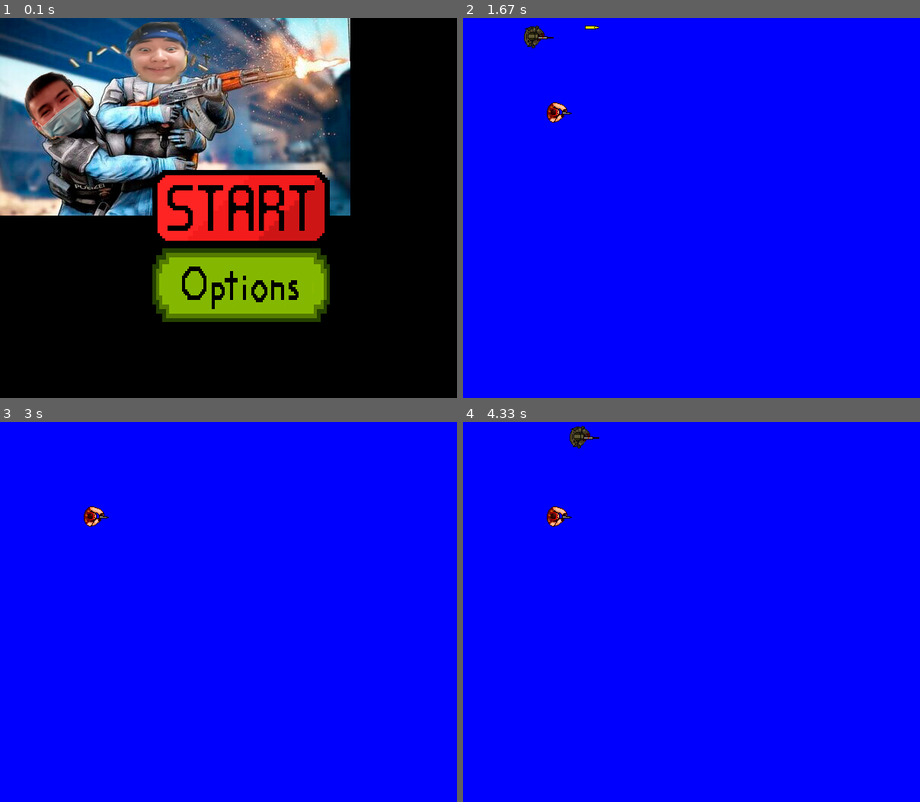
Above: before the commit, frames 1-4 (two rows, left to right).
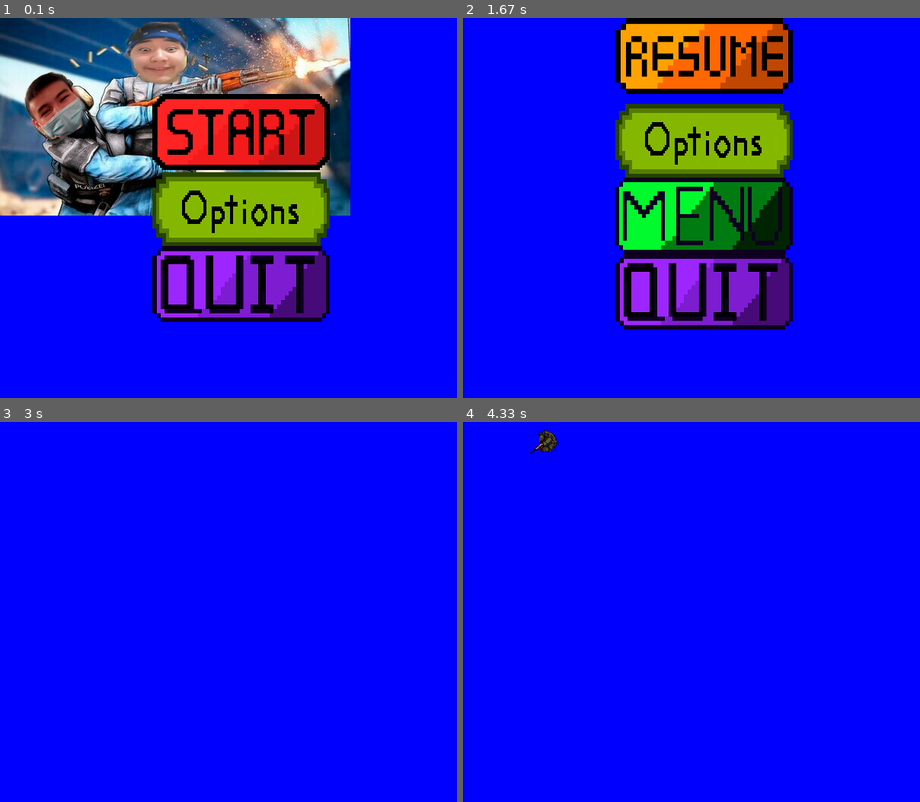
Above: after the commit, the same moments.

Repository: hecker0makhambet/PyGame_Project
Game: pygame game, started from main.py
Two runs of this game, one before a commit and one after it. Both use one fixed random seed, a clock stepped at 60 frames per second and the inputs below.
Inputs (mouse positions are in pixels of both pictures, inside the frame that each line leads up to):
- Up to frame 1 (0.1 s): no input
- Up to frame 2 (1.67 s): press the mouse at (705, 132) at 0.37 s; move the mouse to (718, 211) at 0.47 s; release the mouse at (737, 291) at 0.6 s; tap Space at 0.67, 1.07, 1.37 s; hold Esc 1-1.47 s; hold Right 1-1.47 s; hold D 1-1.47 s; move the mouse to (856, 341) at 1.03 s; press the mouse at (705, 139) at 1.53 s; move the mouse to (664, 101) at 1.63 s
- Up to frame 3 (3 s): release the mouse at (155, 467) at 1.77 s; hold Right 1.83-2.3 s; hold D 1.83-2.3 s; move the mouse to (196, 627) at 1.87 s; tap Space at 1.9, 2.2, 2.4 s; hold Up 2.33-2.63 s; hold W 2.33-2.63 s; press the mouse at (242, 543) at 2.7 s; move the mouse to (159, 509) at 2.8 s; release the mouse at (77, 471) at 2.93 s
- Up to frame 4 (4.33 s): hold Right 3-3.47 s; hold D 3-3.47 s; tap Space at 3.07, 3.37, 3.57, 3.87, 4.13 s; hold Left 3.5-4.03 s; hold A 3.5-4.03 s; hold Down from 4.07 s (still down); hold S from 4.07 s (still down)

The runs differ from the first frame. In frame 1, 72% of the frame differs, in the area x 0-100%, y 0-100%; in frame 2, 31%; in frame 3, 0.2%; in frame 4, 0.6%.

Commit message:
Добавил главное меню, меню паузы Добавил поворот камеры

Diff:
--- a/main.py
+++ b/main.py
@@ -15,14 +15,65 @@
                       'up': [1, 2, -1, 0], 'down': [-1, 0, 1, 2]}
 bullet_moving_map = {0: (1, 0), 1: (0.9, 0.1), 2: (0.8, 0.2), 3: (0.7, 0.3), 4: (0.55, 0.45),
                      5: (0.45, 0.55), 6: (0.4, 0.6), 7: (0.3, 0.7), 8: (0.2, 0.8), 9: (0, 1)}
+pygame.init()
+screen = pygame.display.set_mode((WIDTH, HEIGHT))
+pygame.display.set_caption("Шутер")
+clock = pygame.time.Clock()
+
+
+def clear_sprites():
+    global all_sprites, enemy_sprites, player_bullet_sprites, enemy_bullet_sprites
+    all_sprites = pygame.sprite.Group()
+    enemy_sprites = pygame.sprite.Group()
+    player_bullet_sprites = pygame.sprite.Group()
+    enemy_bullet_sprites = pygame.sprite.Group()
+
+
+def game():
+    global all_sprites, enemy_sprites, player_bullet_sprites, enemy_bullet_sprites,\
+        enemy_die_time, current_window
+    clear_sprites()
+    enemy = Enemy(all_sprites, enemy_sprites)
+    player = Player(all_sprites)
+    game_running = True
+    enemy_die_time = 0
+    while game_running:
+        screen.fill(BLUE)
+        clock.tick(FPS)
+        player.pos[0] += player.frame_changing
+        player.pos[0] %= 36
+        for event in pygame.event.get():
+            if event.type == pygame.QUIT:
+                sys.exit()
+            if event.type == pygame.KEYDOWN:
+                player.key_press_event(event)
+                if event.key == pygame.K_SPACE:
+                    Bullet(player.pos[0], player.rect.x, player.rect.y, all_sprites, player_bullet_sprites)
+                if event.key == pygame.K_ESCAPE:
+                    if pause():
+                        return
+            if event.type == pygame.KEYUP:
+                player.key_press_event(event)
+            if event.type == pygame.MOUSEBUTTONDOWN:
+                if event.button == 1:
+                    Bullet(player.pos[0], player.rect.x, player.rect.y, all_sprites, player_bullet_sprites)
+            if event.type == pygame.MOUSEMOTION:
+                pass
+            if event.type == pygame.MOUSEWHEEL:
+                pass
+        all_sprites.update()
+        all_sprites.draw(screen)
+        pygame.display.flip()
 
 
 def main_menu():
+    global current_window
+    screen.fill(BLUE)
     main_menu_sprites = pygame.sprite.Group()
-    screen = pygame.display.set_mode((WIDTH, HEIGHT))
     screen.blit(load_image('preview-image-1.png'), (0, 0))
-    start = Button('main_menu_start_images', main_menu_sprites, (200, 200))
-    setting = Button('main_menu_settings_images', main_menu_sprites, (200, 300))
+    start_btn = Button('main_menu_start_images', main_menu_sprites, (200, 100))
+    settings_btn = Button('main_menu_settings_images', main_menu_sprites, (200, 200))
+    quit_btn = Button('main_menu_quit_images', main_menu_sprites, (200, 300))
     start_screen_running = True
     while start_screen_running:
         for event in pygame.event.get():
@@ -33,16 +84,49 @@
             if event.type == pygame.MOUSEBUTTONDOWN:
                 pass
         main_menu_sprites.update()
-        if start.clicked:
+        if start_btn.clicked:
+            current_window = 'game'
             return
-        if setting.clicked:
-            return
+        if settings_btn.clicked:
+            settings()
+        if quit_btn.clicked:
+            sys.exit()
         main_menu_sprites.draw(screen)
         pygame.display.flip()
 
 
 def settings():
     pass
+
+
+def pause():
+    global current_window
+    screen.fill(BLUE)
+    pause_sprites = pygame.sprite.Group()
+    pause_running = True
+    resume_btn = Button('pause_resume_images', pause_sprites, (200, 0))
+    settings_btn = Button('pause_settings_images', pause_sprites, (200, 110))
+    menu_btn = Button('pause_main_menu_images', pause_sprites, (200, 210))
+    quit_btn = Button('pause_quit_images', pause_sprites, (200, 310))
+    while pause_running:
+        for event in pygame.event.get():
+            if event.type == pygame.QUIT:
+                sys.exit()
+            if event.type == pygame.KEYDOWN:
+                if event.key == pygame.K_ESCAPE:
+                    pause_running = False
+        pause_sprites.update()
+        pause_sprites.draw(screen)
+        pygame.display.flip()
+        if resume_btn.clicked:
+            return
+        if settings_btn.clicked:
+            settings()
+        if menu_btn.clicked:
+            current_window = 'main_menu'
+            return True
+        if quit_btn.clicked:
+            sys.exit()
 
 
 def load_image(*name, colorkey=None):
@@ -72,6 +156,23 @@
 
 
 class Button(pygame.sprite.Sprite):
+    images = {'main_menu_start_images': [load_image('start-1.png'),
+                                         load_image('start-2.png'),
+                                         load_image('start-3.png')],
+              'main_menu_settings_images': [pygame.transform.scale(load_image('settings-1.png'),
+                                                                   (233, 100))],
+              'main_menu_quit_images': [pygame.transform.scale(load_image('quit-1.png', -1),
+                                                               (233, 100))],
+              'pause_resume_images': [pygame.transform.scale(load_image('resume-1.png', -1),
+                                                             (233, 100))],
+              'pause_settings_images': [pygame.transform.scale(load_image('settings-1.png'),
+                                                               (233, 100))],
+              'pause_main_menu_images': [pygame.transform.scale(load_image('menu-1.png', -1),
+                                                                (233, 100))],
+              'pause_quit_images': [pygame.transform.scale(load_image('quit-1.png', -1),
+                                                           (233, 100))],
+              }
+
     def __init__(self, name, group, pos):
         super().__init__(group)
         self.image_list = Button.images[name]
@@ -83,15 +184,18 @@
     def update(self):
         if self.rect.collidepoint(pygame.mouse.get_pos()):
             if any(pygame.mouse.get_pressed()):
-                self.image = self.image_list[2]
                 self.clicked = True
-            else:
+                if len(self.image_list) != 1:
+                    self.image = self.image_list[2]
+            elif len(self.image_list) != 1:
                 self.image = self.image_list[1]
         else:
             self.image = self.image_list[0]
 
 
 class Blood(pygame.sprite.Sprite):
+    images = [pygame.transform.scale(load_image('blood-1.png'), (i, i)) for i in (1, 2, 3)]
+
     def __init__(self, pos, dx, dy, rect):
         super().__init__(all_sprites)
         self.image = random.choice(Blood.images)
@@ -110,6 +214,8 @@
 
 
 class Bullet(pygame.sprite.Sprite):
+    images = [pygame.transform.rotate(load_image('bullet-1.png'), i) for i in range(360, 0, -10)]
+
     def __init__(self, pos, x, y, *group):
         super().__init__(*group)
         self.image = Bullet.images[pos]
@@ -139,6 +245,10 @@
 
 
 class Player(pygame.sprite.Sprite):
+    images = [pygame.transform.rotate(load_image('player-image-1.png'), i) for i in range(360, 0, -10)]
+    die_images = [load_image('player-die-1.png', -1), load_image('player-die-2.png', -1),
+                  load_image('player-die-3.png')]
+
     def __init__(self, *group):
         super().__init__(*group)
         self.image = Player.images[0]
@@ -156,35 +266,31 @@
 
     def key_press_event(self, event=None):
         if event.type == pygame.KEYDOWN:
-            if event.key == pygame.K_LEFT or event.key == pygame.K_a:
+            if event.key == pygame.K_a:
                 self.moving_kx = -1
-                self.pos = [self.pos[0], 18]
-                self.frame_changing = frame_changing_map[self.lastPressedKey][2]
+            if event.key == pygame.K_d:
+                self.moving_kx = 1
+            if event.key == pygame.K_s:
+                self.moving_ky = 1
+            if event.key == pygame.K_w:
+                self.moving_ky = -1
+            if event.key == pygame.K_LEFT:
+                self.frame_changing = -1
                 self.lastPressedKey = 'left'
-            if event.key == pygame.K_RIGHT or event.key == pygame.K_d:
-                self.moving_kx = 1
-                self.pos = [self.pos[0], 0]
-                self.frame_changing = frame_changing_map[self.lastPressedKey][0]
+            if event.key == pygame.K_RIGHT:
+                self.frame_changing = 1
                 self.lastPressedKey = 'right'
-            if event.key == pygame.K_DOWN or event.key == pygame.K_s:
-                self.moving_ky = 1
-                self.pos = [self.pos[0], 9]
-                self.frame_changing = frame_changing_map[self.lastPressedKey][1]
-                self.lastPressedKey = 'down'
-            if event.key == pygame.K_UP or event.key == pygame.K_w:
-                self.moving_ky = -1
-                self.pos = [self.pos[0], 27]
-                self.frame_changing = frame_changing_map[self.lastPressedKey][3]
-                self.lastPressedKey = 'up'
         if event.type == pygame.KEYUP:
-            if event.key == pygame.K_LEFT or event.key == pygame.K_a:
+            if event.key == pygame.K_a:
                 self.moving_kx = 0
-            if event.key == pygame.K_RIGHT or event.key == pygame.K_d:
+            if event.key == pygame.K_d:
                 self.moving_kx = 0
-            if event.key == pygame.K_DOWN or event.key == pygame.K_s:
+            if event.key == pygame.K_s:
                 self.moving_ky = 0
-            if event.key == pygame.K_UP or event.key == pygame.K_w:
+            if event.key == pygame.K_w:
                 self.moving_ky = 0
+            if event.key in (pygame.K_LEFT, pygame.K_UP, pygame.K_DOWN, pygame.K_RIGHT):
+                self.frame_changing = 0
 
     def moving_event(self, angle):
         self.pos[0] = round(angle / 10) % 36
@@ -192,6 +298,10 @@
 
 
 class Enemy(pygame.sprite.Sprite):
+    image = load_image('enemy-image-1.png')
+    die_images = [load_image('enemy-die-1.png'), load_image('enemy-die-2.png'),
+                  load_image('enemy-die-3.png'), load_image('enemy-die-4.png')]
+
     def __init__(self, *group):
         super().__init__(*group)
         self.image = Enemy.image
@@ -221,61 +331,14 @@
 
 
 if __name__ == '__main__':
-    pygame.init()
-    screen = pygame.display.set_mode((WIDTH, HEIGHT))
-    pygame.display.set_caption("Шутер")
-    clock = pygame.time.Clock()
-    Button.images = images = {'main_menu_start_images': [load_image('start-1.png'),
-                                                         load_image('start-2.png'),
-                                                         load_image('start-3.png')],
-                              'main_menu_settings_images': [pygame.transform.scale(load_image('settings-1.png'),
-                                                                                   (233, 100))],
-                              'main_menu_quit_images': [],
-                              'settings_resume_images': [],
-                              'settings_settings_images': [],
-                              'settings_main_menu_images': [],
-                              'settings_quit_images': []}
-    main_menu()
-    image = load_image('blood-1.png')
-    Blood.images = [pygame.transform.scale(image, (i, i)) for i in (1, 2, 3)]
-    image = load_image('player-image-1.png')
-    Player.images = [pygame.transform.rotate(image, i) for i in range(360, 0, -10)]
-    Player.die_images = [load_image('player-die-1.png', -1), load_image('player-die-2.png', -1),
-                         load_image('player-die-3.png')]
-    image = load_image('bullet-1.png')
-    Bullet.images = [pygame.transform.rotate(image, i) for i in range(360, 0, -10)]
-    Enemy.image = load_image('enemy-image-1.png')
-    Enemy.die_images = [load_image('enemy-die-1.png'), load_image('enemy-die-2.png'),
-                        load_image('enemy-die-3.png'), load_image('enemy-die-4.png')]
     all_sprites = pygame.sprite.Group()
     enemy_sprites = pygame.sprite.Group()
     player_bullet_sprites = pygame.sprite.Group()
     enemy_bullet_sprites = pygame.sprite.Group()
-    enemy = Enemy(all_sprites, enemy_sprites)
-    player = Player(all_sprites)
-    Bullet(5, 200, 200, all_sprites)
     running = True
-    enemy_die_time = 0
+    current_window = 'main_menu'
     while running:
-        screen.fill(BLUE)
-        clock.tick(FPS)
-        if player.pos[0] != player.pos[1]:
-            player.pos[0] += player.frame_changing
-            player.pos[0] %= 36
-        for event in pygame.event.get():
-            if event.type == pygame.QUIT:
-                running = False
-            if event.type == pygame.KEYDOWN:
-                player.key_press_event(event)
-            if event.type == pygame.KEYUP:
-                player.key_press_event(event)
-            if event.type == pygame.MOUSEBUTTONDOWN:
-                if event.button == 1:
-                    Bullet(player.pos[0], player.rect.x, player.rect.y, all_sprites, player_bullet_sprites)
-            if event.type == pygame.MOUSEMOTION:
-                pass
-            if event.type == pygame.MOUSEWHEEL:
-                pass
-        all_sprites.update()
-        all_sprites.draw(screen)
-        pygame.display.flip()
+        if current_window == 'main_menu':
+            main_menu()
+        if current_window == 'game':
+            game()
Binary file added: data/menu-1.png
Binary file added: data/quit-1.png
Binary file changed: data/reset.png
Binary file added: data/resume-1.png
Binary file removed: data/resume.png
Binary file removed: data/выход.png
Binary file removed: data/меню.png
Binary file changed: data/пауза.png
